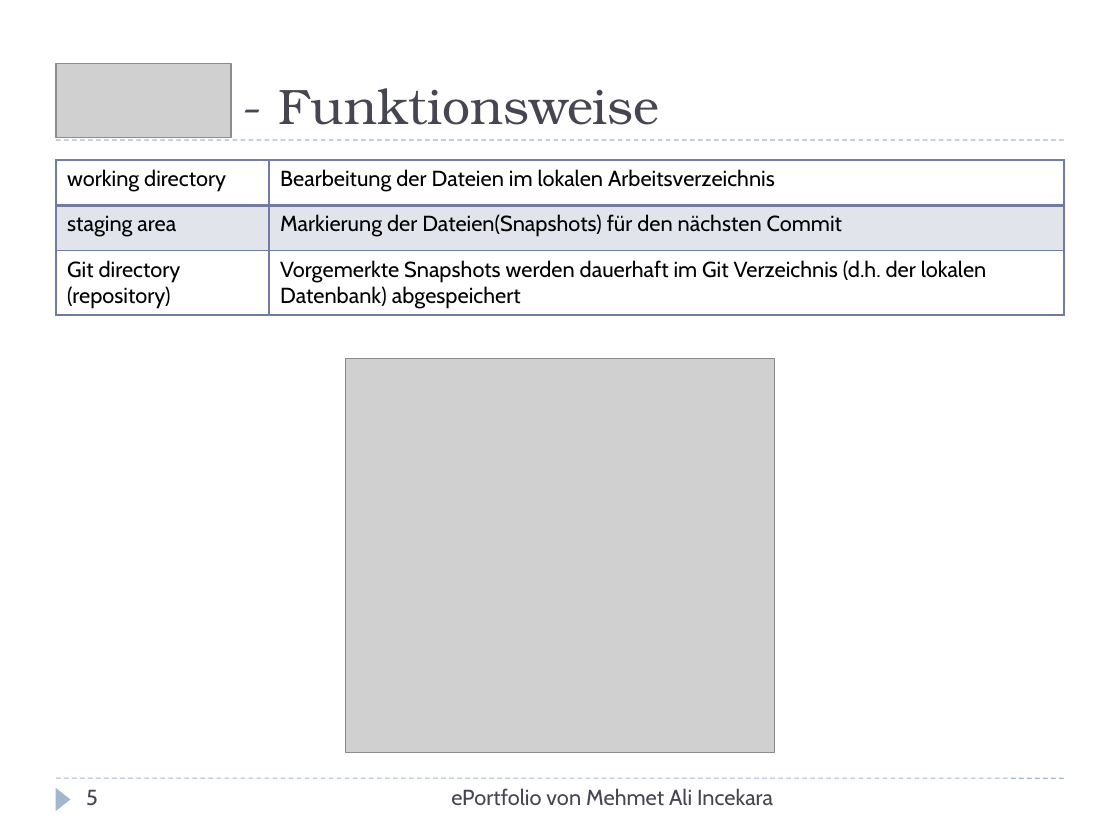
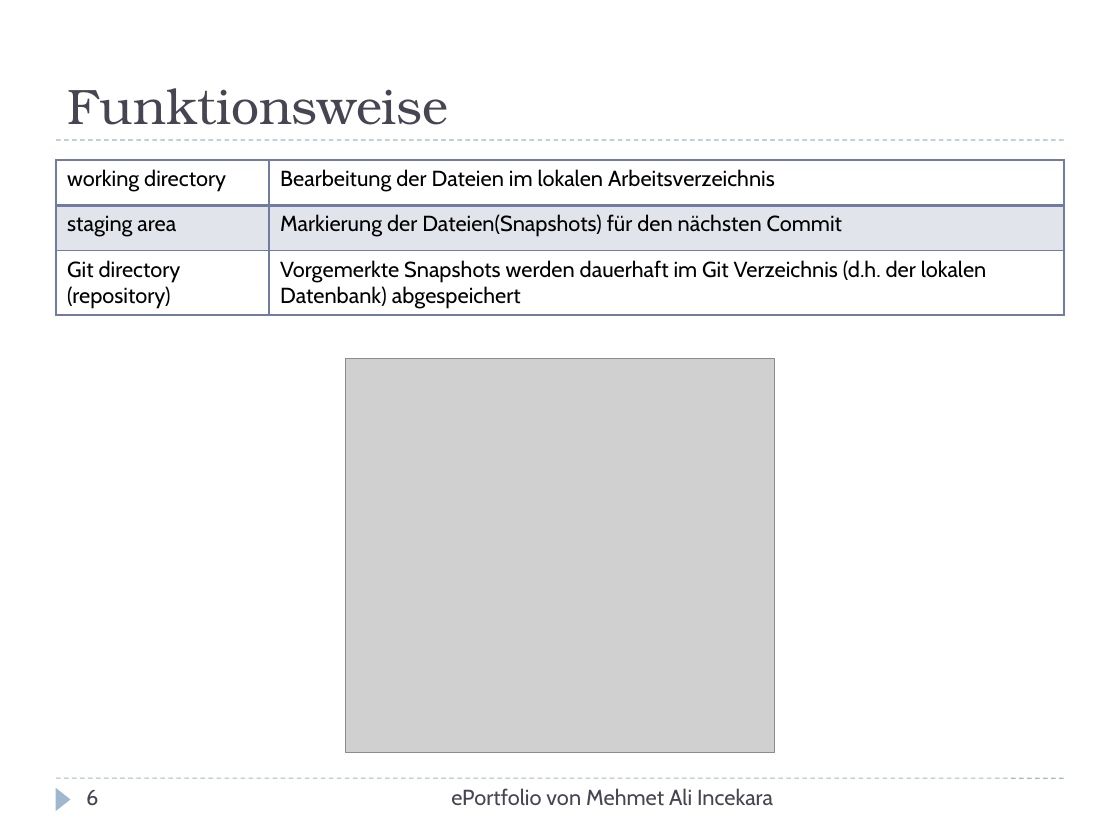
Before and after one commit to xnappy/ePortfolio, a slide deck: slide 6 of Git-und-GitHub.pptx (slide 5 before the commit). Drawn at 1120x840 pixels with LibreOffice and Linux fonts; fonts in the diff are those of the drawing; grey boxes stand for pictures. Boxes give left, top, right and bottom in pixels: in the first picture for what was removed or moved away, otherwise in the second. Text is boxed around its words. In the diff, an @@ line names an element or a change of style, - is before the commit and + after.

```diff
--- a/Git-und-GitHub.pptx
+++ b/Git-und-GitHub.pptx
@@ picture removed at [56, 64, 231, 138] @@
@@ title at [67, 88, 449, 125]: text changed @@
-- Funktionsweise
+Funktionsweise
@@ page number at [86, 790, 98, 806]: text changed @@
-5
+6
```
Also in this commit, not shown: 12 other slides changed, 4 slides added, 3 other files.
